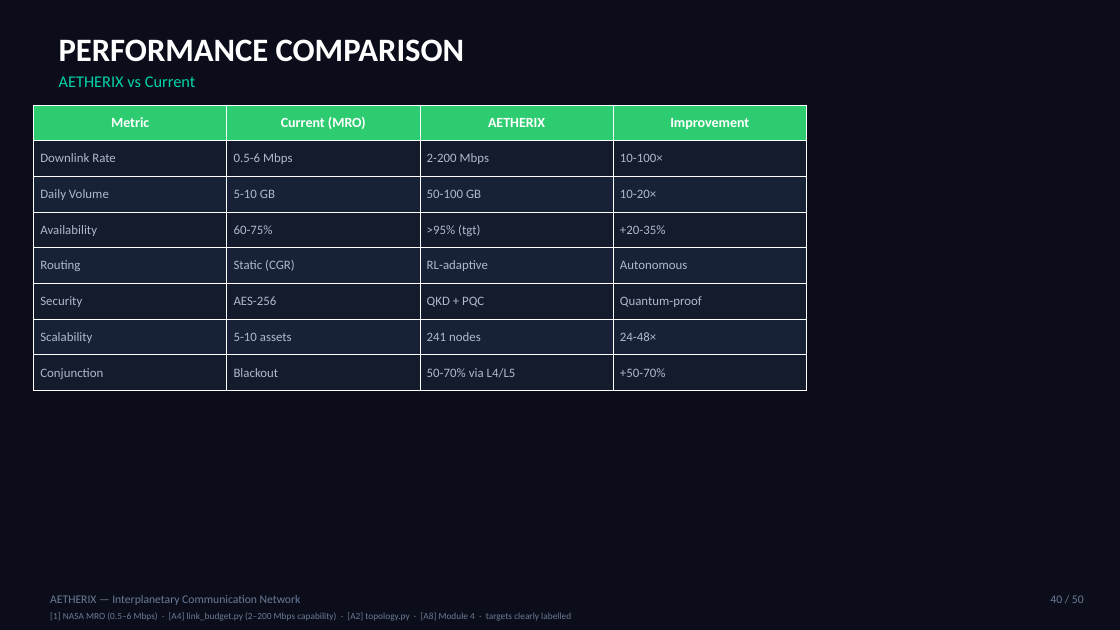
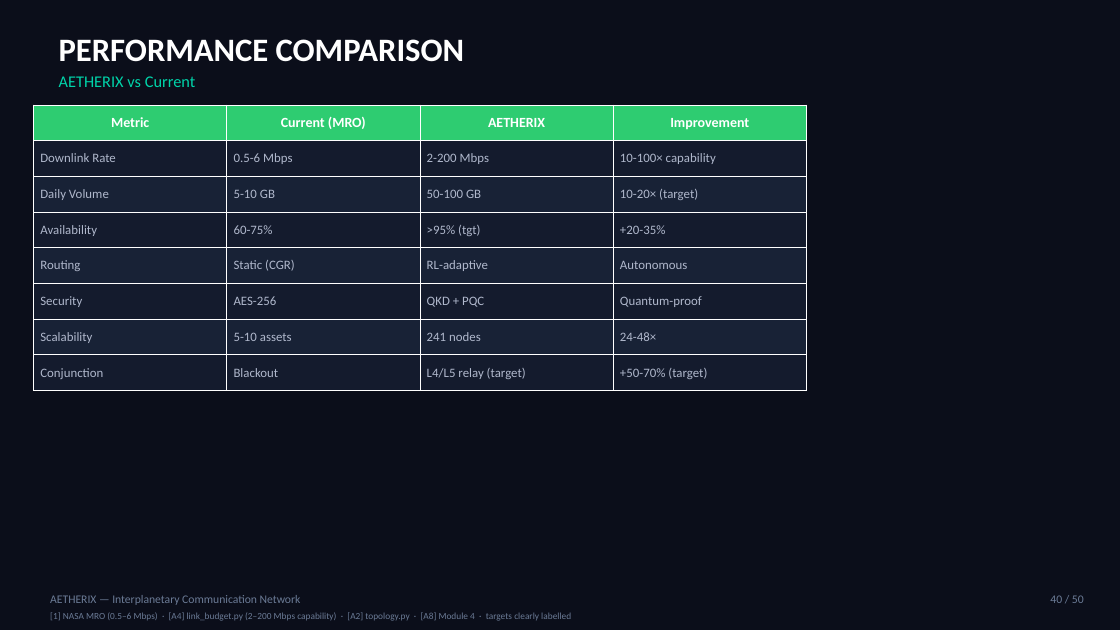
Before and after one commit to matx104/AETHERIX, a slide deck: slide 40 of docs/downloads/AETHERIX_Presentation.pptx. Drawn at 1120x630 pixels with LibreOffice and Linux fonts; fonts in the diff are those of the drawing. Boxes give left, top, right and bottom in pixels: in the first picture for what was removed or moved away, otherwise in the second. Text is boxed around its words. In the diff, an @@ line names an element or a change of style, - is before the commit and + after.

```diff
--- a/docs/downloads/AETHERIX_Presentation.pptx
+++ b/docs/downloads/AETHERIX_Presentation.pptx
@@ table at (34,105,807,391) @@
-row 2, column 4: 10-100×
+row 2, column 4: 10-100× capability
-row 3, column 4: 10-20×
+row 3, column 4: 10-20× (target)
-row 8, column 3: 50-70% via L4/L5
+row 8, column 3: L4/L5 relay (target)
-row 8, column 4: +50-70%
+row 8, column 4: +50-70% (target)
```
Also in this commit, not shown: 6 other slides changed, 12 other files.
